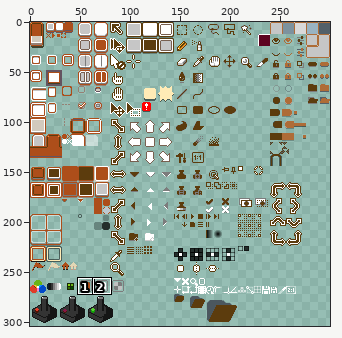
Sprite sheet, stored at sheet.png. The first picture is a wide view before the edit; the outline marks the close-up.
Close-up. Before the edit:
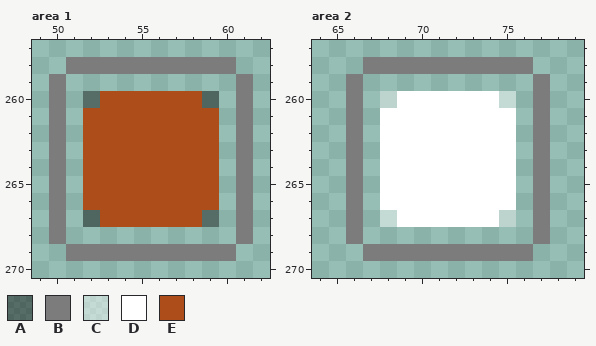
The file is 300x304 pixels. Pixels under 10% opacity are left out. Colours within 5 levels of each other are drawn and written as one. Shown: area 1: x 49..62, y 257..270; area 2: x 64..79, y 257..270. The commit also changed other parts of the picture, which this record leaves out.
Palette (. is transparent): A #0000006d  B #7c7c7c  C #ffffff70  D #ffffff  E #ad4e1a
Pixels before, area 1, first column x 50:
258 .BBBBBBBBBB.
259 B..........B
260 B.AEEEEEEA.B
261 B.EEEEEEEE.B
262 B.EEEEEEEE.B
263 B.EEEEEEEE.B
264 B.EEEEEEEE.B
265 B.EEEEEEEE.B
266 B.EEEEEEEE.B
267 B.AEEEEEEA.B
268 B..........B
269 .BBBBBBBBBB.
Pixels before, area 2, first column x 66:
258 .BBBBBBBBBB.
259 B..........B
260 B.CDDDDDDC.B
261 B.DDDDDDDD.B
262 B.DDDDDDDD.B
263 B.DDDDDDDD.B
264 B.DDDDDDDD.B
265 B.DDDDDDDD.B
266 B.DDDDDDDD.B
267 B.CDDDDDDC.B
268 B..........B
269 .BBBBBBBBBB.
And afterwards:
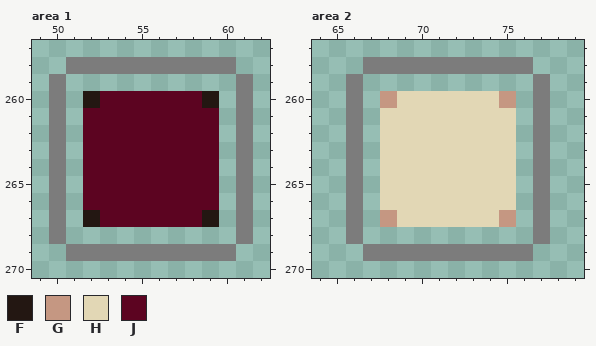
Colours new in this view: F #231712  G #c59782  H #e2d7b5  J #5c0421
Change:
Area 1:
y 260: x 52..59 AEEEEEEA -> FJJJJJJF
y 261..266: x 52..59 EEEEEEEE -> JJJJJJJJ
y 267: x 52..59 AEEEEEEA -> FJJJJJJF
Area 2:
y 260: x 68..75 CDDDDDDC -> GHHHHHHG
y 261..266: x 68..75 DDDDDDDD -> HHHHHHHH
y 267: x 68..75 CDDDDDDC -> GHHHHHHG
